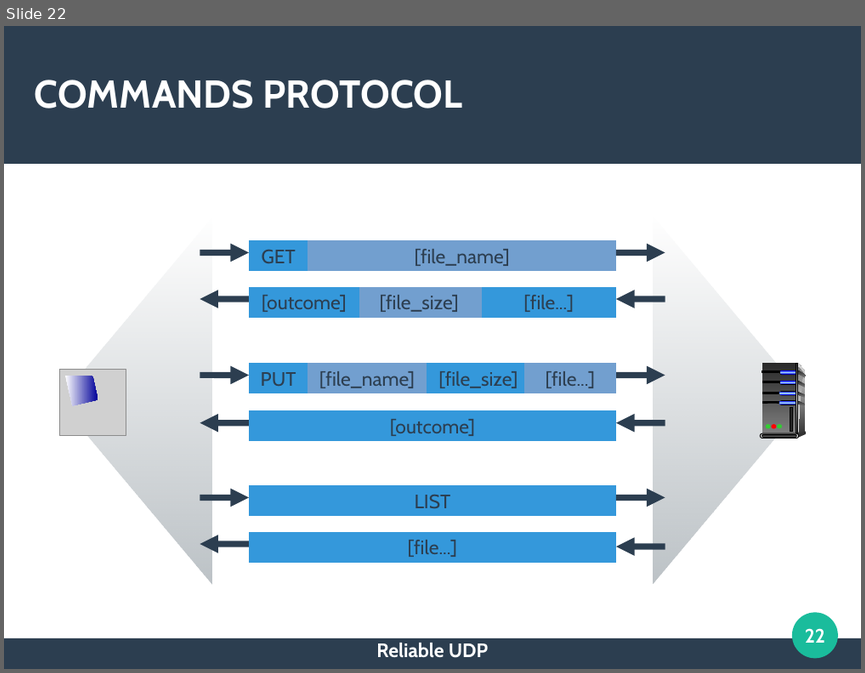
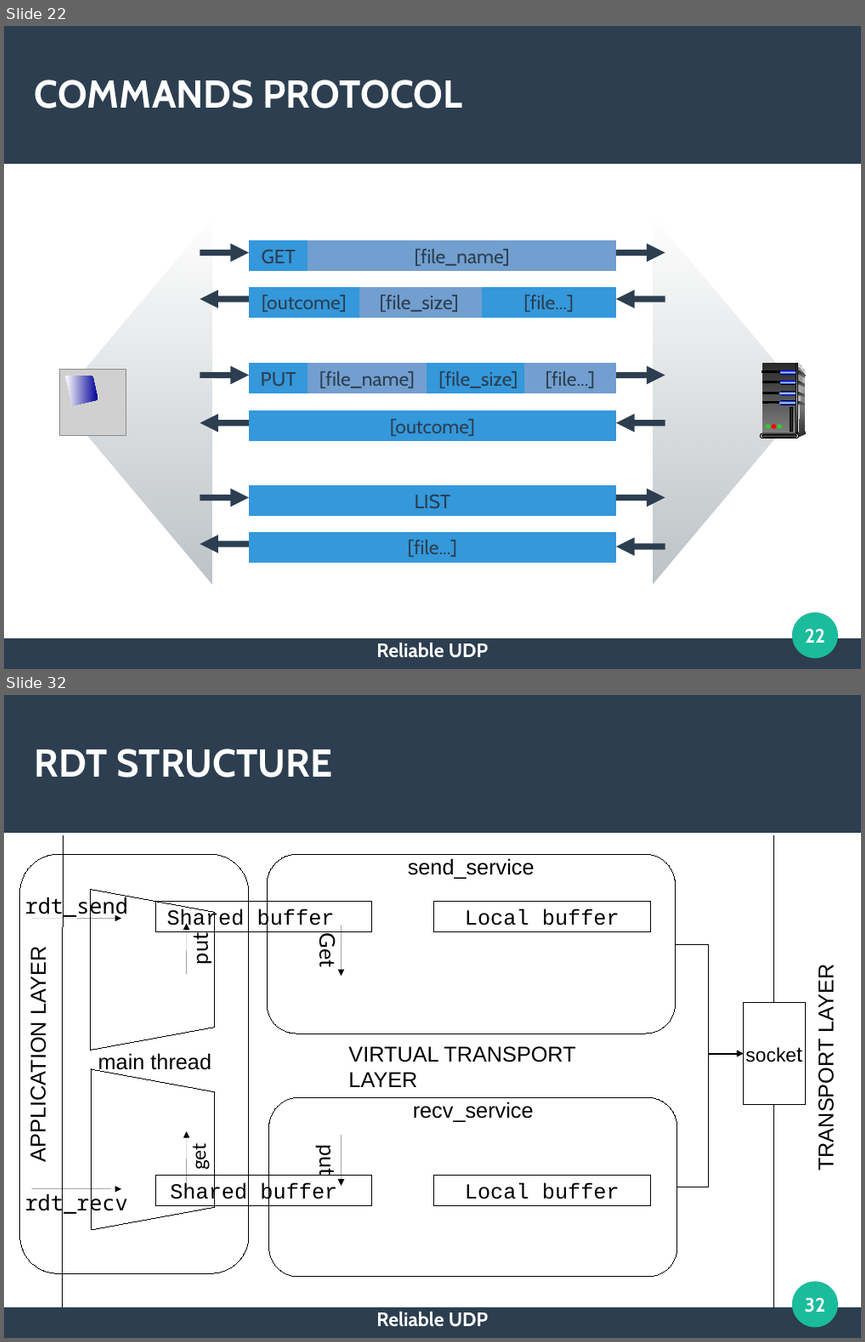
Before and after one commit to RedRum2/reliable-udp, a slide deck: doc/Presentation.odp. Shown one above the other, each under a label of ours: slide 22 before the commit, slides 22 and 32 after it; the slides between them are not shown. The pictures are 865x673 and 865x1342 pixels, drawn with LibreOffice and Linux fonts; fonts in the diff are those of the drawing; grey boxes stand for pictures. Boxes give left, top, right and bottom in pixels: in the first picture for what was removed or moved away, otherwise in the second. Text is boxed around its words. In the diff, an @@ line names an element or a change of style, - is before the commit and + after.

```diff
--- a/doc/Presentation.odp
+++ b/doc/Presentation.odp
@@ slide 32 added at [4, 695, 861, 1338], background #FFFFFF; not listed: 3 template elements that a slide beside it also shows @@
@@ title added at [35, 749, 332, 777], 36 pt, text #FFFFFF, bold @@
+RDT STRUCTURE
@@ line added at [63, 836, 63, 1307], outline #000000 0 pt, 19.9 pt, text #000000 @@
+APPLICATION LAYER
@@ line added from (774, 836) to (774, 1003), #000000 0 pt @@
@@ freeform shape added at [19, 855, 248, 1274], outline #000000 0 pt @@
@@ rounded rectangle added at [267, 855, 675, 1034], outline #000000 0 pt, 19.9 pt, text #000000 @@
+send_service
@@ freeform shape added at [91, 890, 215, 1050], outline #000000 0 pt @@
@@ line added at [32, 919, 121, 919], outline #000000 0 pt, 19.9 pt, text #000000 @@
+rdt_send
@@ rectangle added at [155, 901, 373, 931], outline #000000 0 pt, 19.9 pt, text #000000 @@
+Shared buffer
@@ line added at [187, 924, 187, 974], outline #000000 0 pt, 19.9 pt, text #000000 @@
+put
@@ rectangle added at [434, 901, 651, 931], outline #000000 0 pt, 19.9 pt, text #000000 @@
+Local buffer
@@ line added at [341, 925, 341, 975], outline #000000 0 pt, 19.9 pt, text #000000 @@
+Get
@@ elbow arrow added from (675, 944) to (744, 1054), #000000 0 pt @@
@@ text added at [814, 971, 838, 1166], 19.9 pt, text #000000 @@
+TRANSPORT LAYER
@@ rectangle added at [744, 1003, 806, 1105], outline #000000 0 pt, 18 pt, text #000000 @@
+socket
@@ text added at [348, 1046, 575, 1087], 19.9 pt, text #000000 @@
+VIRTUAL TRANSPORT LAYER
@@ freeform shape added at [91, 1069, 215, 1230], outline #000000 0 pt @@
@@ text added at [98, 1053, 211, 1073], 19.9 pt, text #000000 @@
+main thread
@@ elbow arrow added from (677, 1187) to (744, 1054), #000000 0 pt @@
@@ rounded rectangle added at [269, 1097, 677, 1276], outline #000000 0 pt, 19.9 pt, text #000000 @@
+recv_service
@@ line added from (774, 1104) to (774, 1307), #000000 0 pt @@
@@ line added at [187, 1131, 187, 1182], outline #000000 0 pt, 18 pt, text #000000 @@
+get
@@ line added at [341, 1134, 341, 1185], outline #000000 0 pt, 19.9 pt, text #000000 @@
+put
@@ rectangle added at [155, 1175, 373, 1206], outline #000000 0 pt, 19.9 pt, text #000000 @@
+Shared buffer
@@ rectangle added at [434, 1175, 651, 1206], outline #000000 0 pt, 19.9 pt, text #000000 @@
+Local buffer
@@ line added at [32, 1189, 121, 1189], outline #000000 0 pt, 19.9 pt, text #000000 @@
+rdt_recv
@@ page number added at [805, 1297, 825, 1312], 18 pt, text #FFFFFF, bold @@
+32
@@ text added at [376, 1311, 488, 1327], 18 pt, text #FFFFFF, bold @@
+Reliable UDP
```
Also in this commit, not shown: 10 slides changed, 40 other slides added, 1 slide removed, 26 other files.
